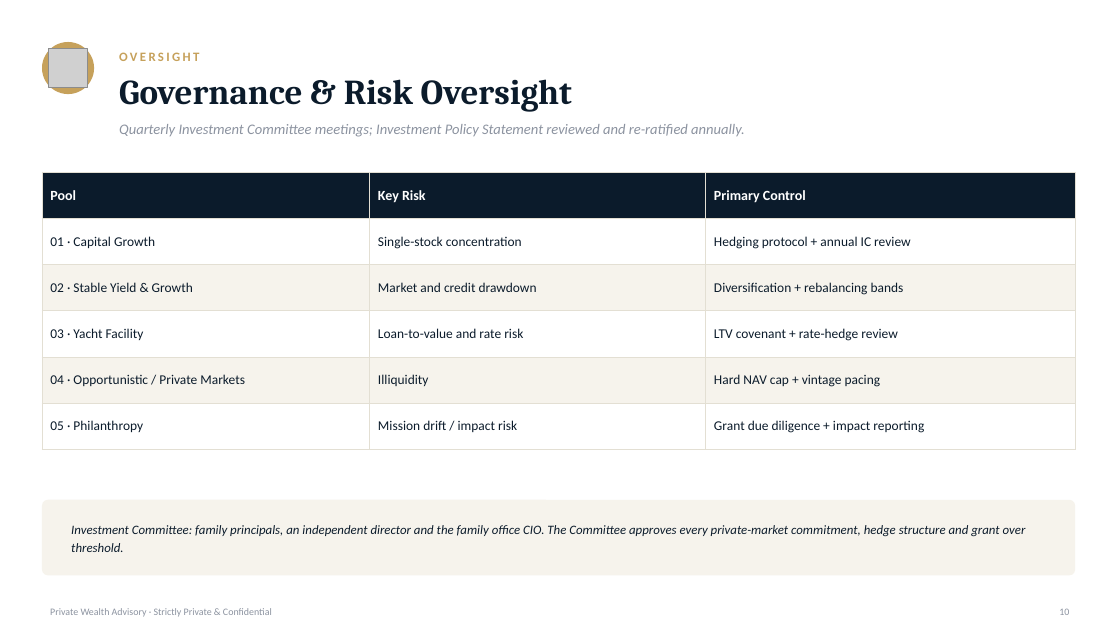
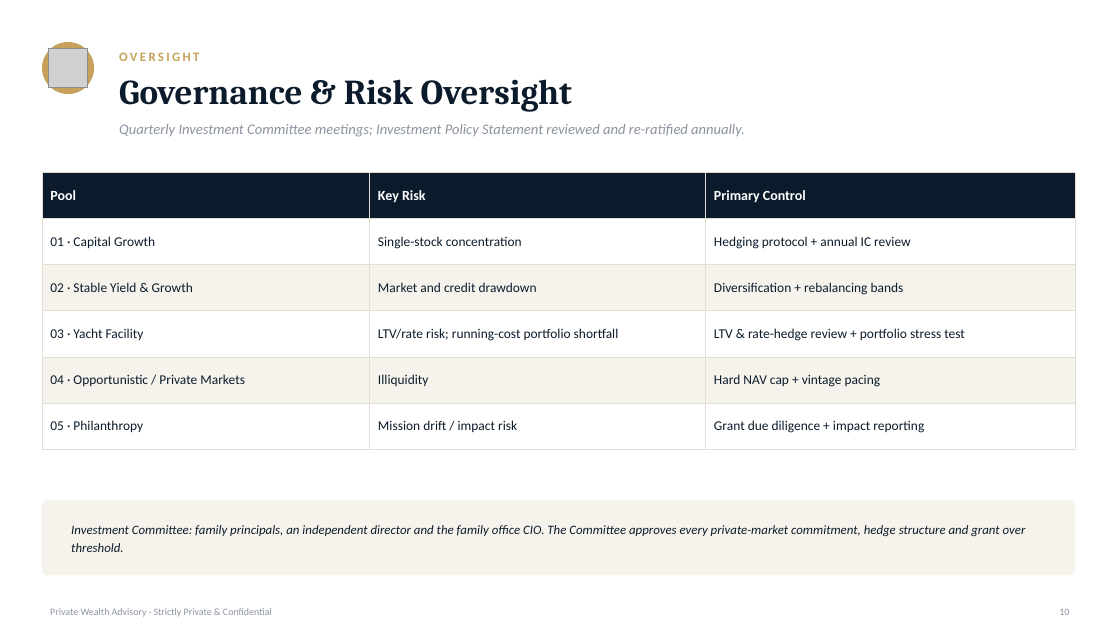
Before and after one commit to addynehra/Addy-Nehra, a slide deck: slide 10 of Family_Office_Investment_Strategy.pptx. Drawn at 1120x630 pixels with LibreOffice and Linux fonts; fonts in the diff are those of the drawing; grey boxes stand for pictures. Boxes give left, top, right and bottom in pixels: in the first picture for what was removed or moved away, otherwise in the second. Text is boxed around its words. In the diff, an @@ line names an element or a change of style, - is before the commit and + after.

```diff
--- a/Family_Office_Investment_Strategy.pptx
+++ b/Family_Office_Investment_Strategy.pptx
@@ table at (42, 172, 1075, 475) @@
-row 4, column 2: Loan-to-value and rate risk
+row 4, column 2: LTV/rate risk; running-cost portfolio shortfall
-row 4, column 3: LTV covenant + rate-hedge review
+row 4, column 3: LTV & rate-hedge review + portfolio stress test
```
Also in this commit, not shown: 4 other slides changed.
